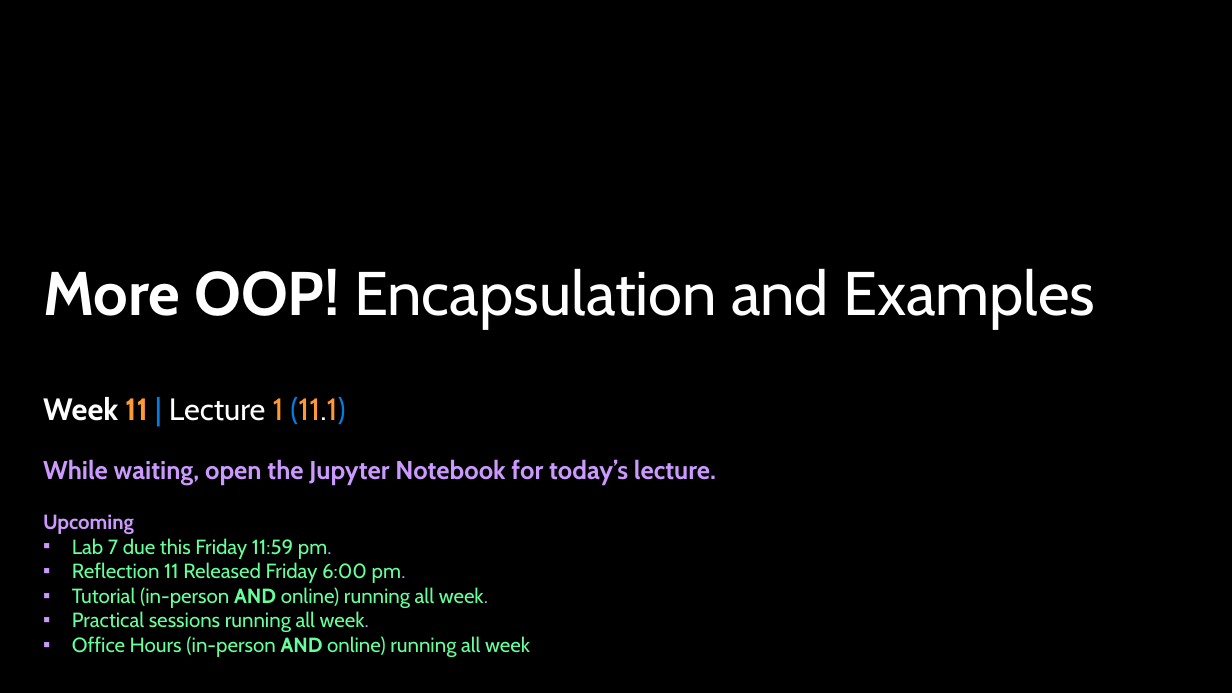
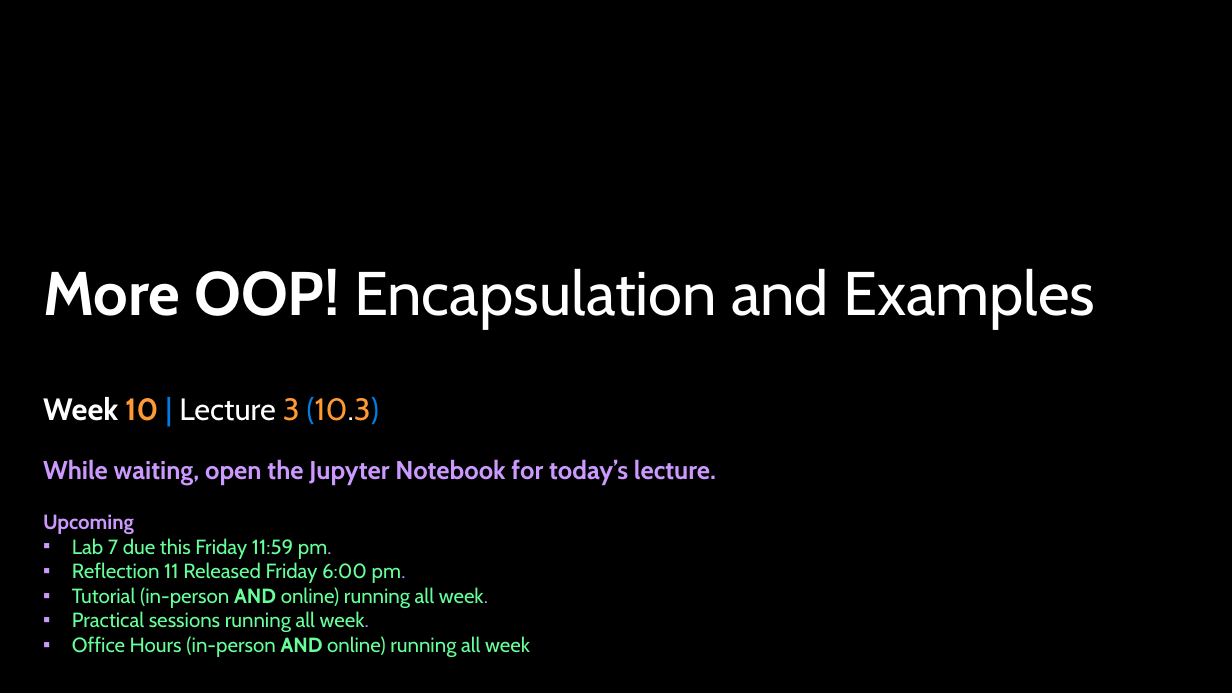
Before and after one commit to APS106/APS106-winter-2026-goodfellow-sutton, a slide deck: slide 1 of lectures/week10/lecture3/slides/week10_lecture3.pptx. Drawn at 1232x693 pixels with LibreOffice and Linux fonts; fonts in the diff are those of the drawing; background and template pictures are left out. Boxes give left, top, right and bottom in pixels: in the first picture for what was removed or moved away, otherwise in the second. Text is boxed around its words. In the diff, an @@ line names an element or a change of style, - is before the commit and + after.

```diff
--- a/lectures/week10/lecture3/slides/week10_lecture3.pptx
+++ b/lectures/week10/lecture3/slides/week10_lecture3.pptx
@@ subtitle at box(43, 397, 379, 425): text changed @@
-Week 11 | Lecture 1 (11.1)
+Week 10 | Lecture 3 (10.3)
```
Also in this commit, not shown: 1 other slide changed, 26 other files.
